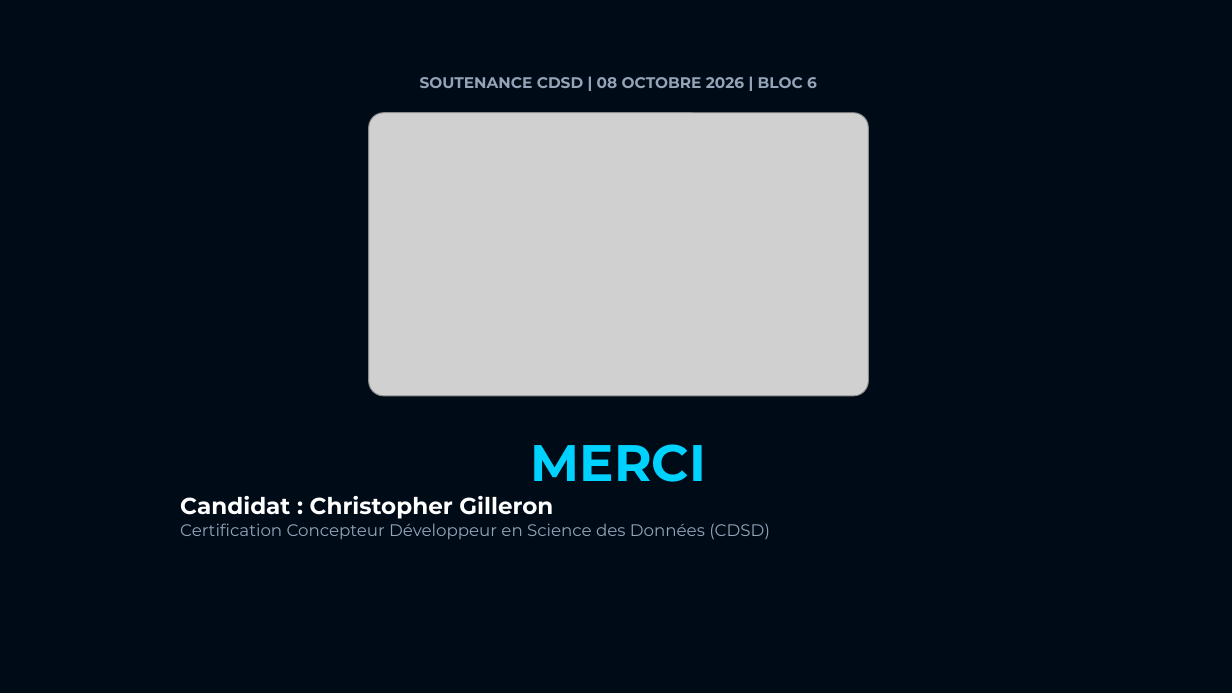
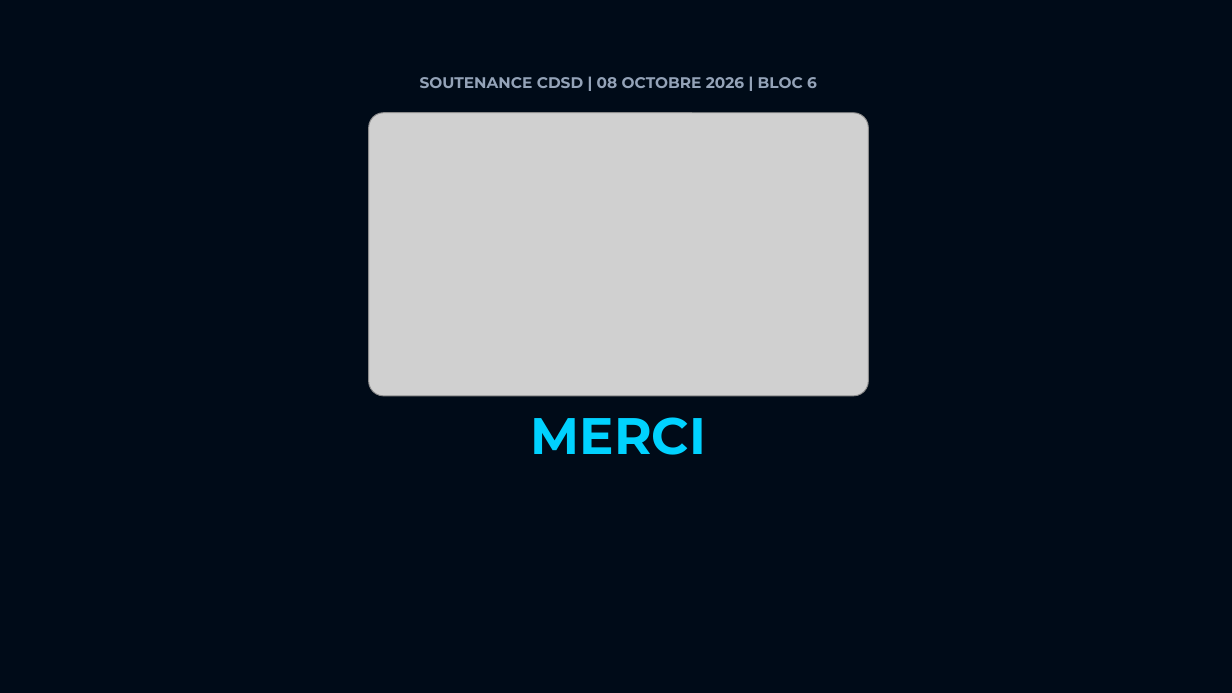
Before and after one commit to Elkristobal59/CERTIFICATION_CDSD, a slide deck: slide 9 of Bloc_6_CliNER/CliNER_presentation.pptx. Drawn at 1232x693 pixels with LibreOffice and Linux fonts; fonts in the diff are those of the drawing; grey boxes stand for pictures. Boxes give left, top, right and bottom in pixels: in the first picture for what was removed or moved away, otherwise in the second. Text is boxed around its words. In the diff, an @@ line names an element or a change of style, - is before the commit and + after.

Commit message:
feat(certif): harmonisation complete des livrables des blocs 1 a 6 conformes aux attentes Jedha

```diff
--- a/Bloc_6_CliNER/CliNER_presentation.pptx
+++ b/Bloc_6_CliNER/CliNER_presentation.pptx
@@ text at (180, 496, 770, 539): paragraphs removed @@
-Candidat : Christopher Gilleron
-Certification Concepteur Développeur en Science des Données (CDSD)
```
Also in this commit, not shown: 3 other slides changed, 9 other files.
